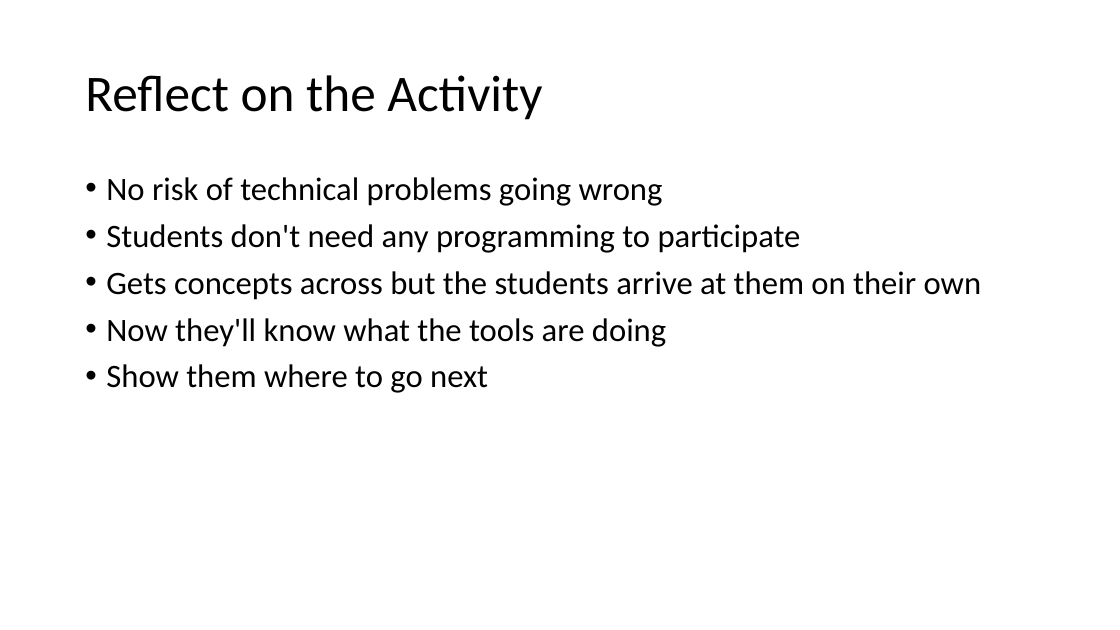
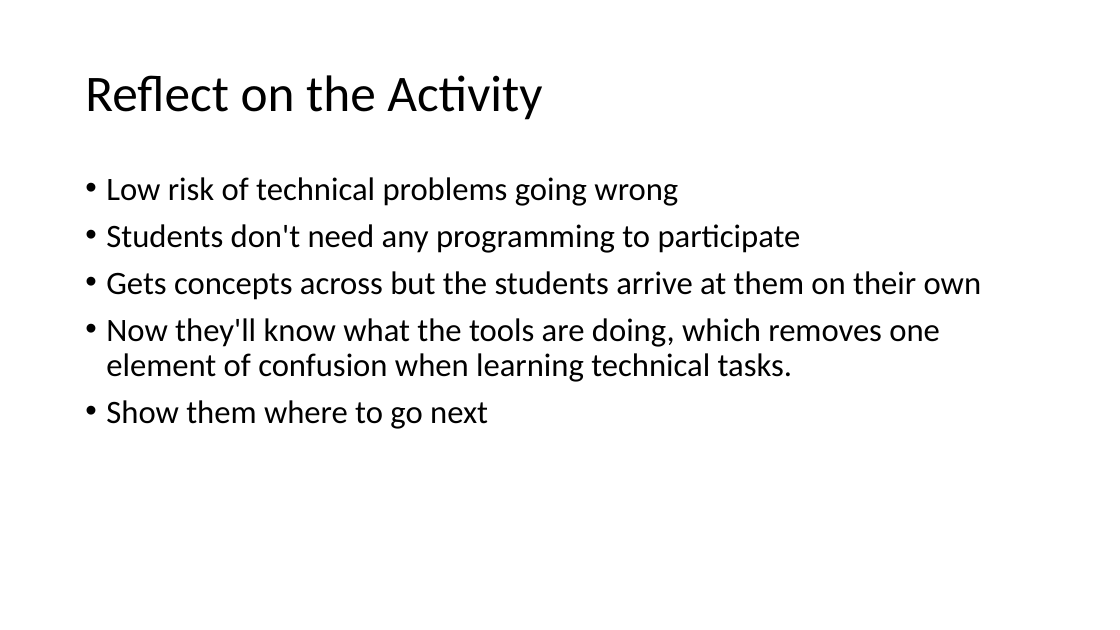
Before and after one commit to scholarslab/praxis, a slide deck: slide 22 of assets/workshop-on-workshops/workshop-on-workshops.pptx. Drawn at 1120x630 pixels with LibreOffice and Linux fonts; fonts in the diff are those of the drawing. Boxes give left, top, right and bottom in pixels: in the first picture for what was removed or moved away, otherwise in the second. Text is boxed around its words. In the diff, an @@ line names an element or a change of style, - is before the commit and + after.

```diff
--- a/assets/workshop-on-workshops/workshop-on-workshops.pptx
+++ b/assets/workshop-on-workshops/workshop-on-workshops.pptx
@@ text at box(106, 177, 678, 206): text changed @@
-• No risk of technical problems going wrong
+• Low risk of technical problems going wrong
@@ text at box(106, 318, 940, 382): text changed @@
-• Now they'll know what the tools are doing
+• Now they'll know what the tools are doing, which removes one element of confusion when learning technical tasks.
```
Also in this commit, not shown: 1 other slide changed, 1 other file.
